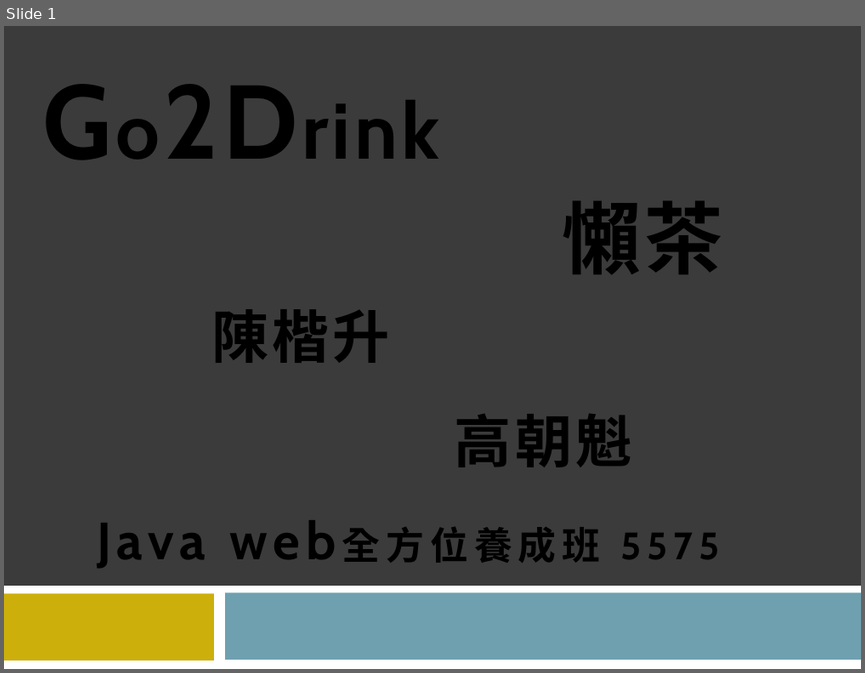
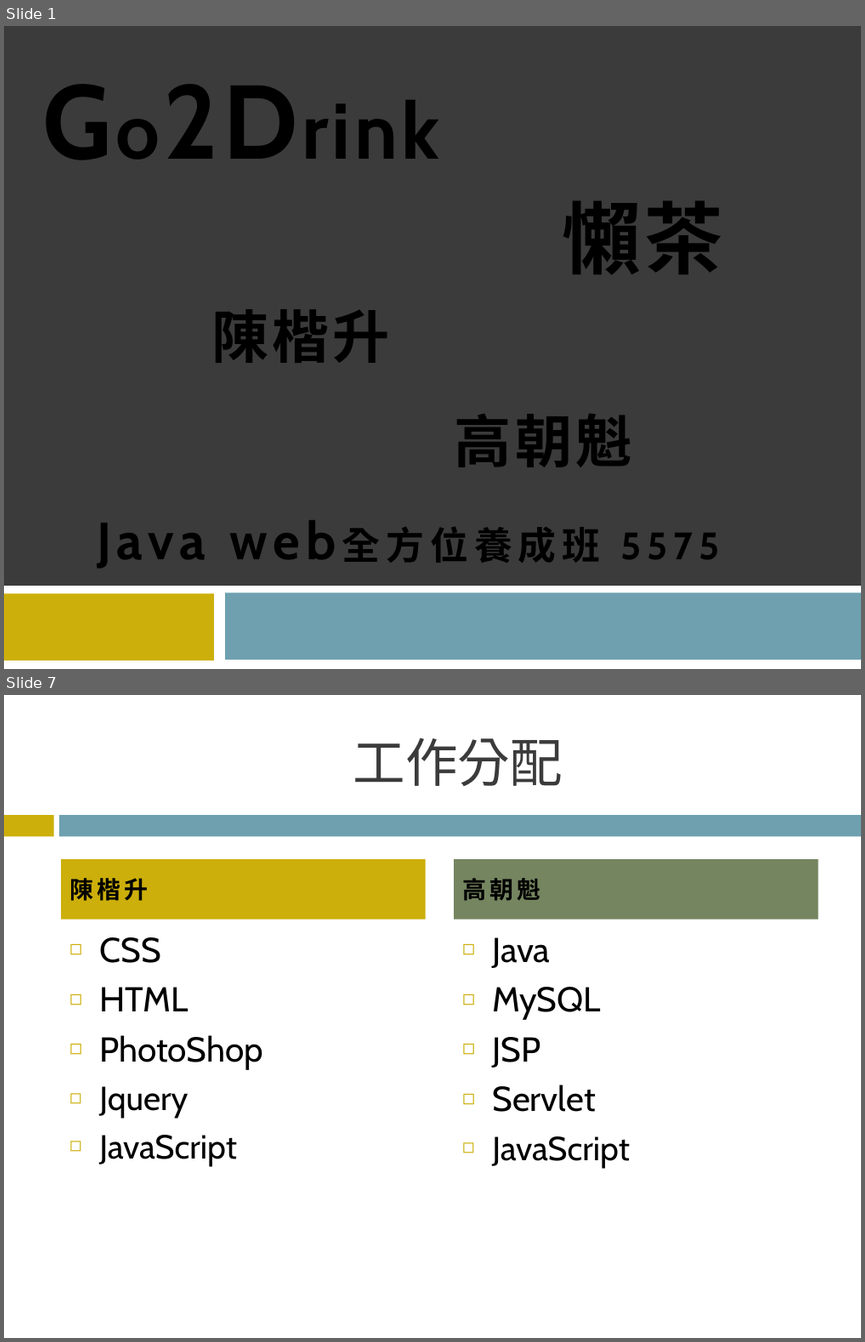
Before and after one commit to s930415/Go2Drink, a slide deck: 報告用簡報.pptx. Shown one above the other, each under a label of ours: slide 1 before the commit, slides 1 and 7 after it; the slides between them are not shown. The pictures are 865x673 and 865x1342 pixels, drawn with LibreOffice and Linux fonts; fonts in the diff are those of the drawing; background and template pictures are left out. Boxes give left, top, right and bottom in pixels: in the first picture for what was removed or moved away, otherwise in the second. Text is boxed around its words. In the diff, an @@ line names an element or a change of style, - is before the commit and + after.

```diff
--- a/報告用簡報.pptx
+++ b/報告用簡報.pptx
@@ slide 7 added at <box>4,695,861,1338</box>, background #FFFFFF @@
@@ title added at <box>353,737,562,786</box>, 44 pt, text #3B3B3B @@
+工作分配
@@ rectangle added at <box>4,815,53,836</box>, fill #CCAF0A @@
@@ rectangle added at <box>60,815,861,836</box>, fill #6EA0B0 @@
@@ text added at <box>62,860,426,919</box>, fill #CCAF0A, 20 pt, text #000000, bold @@
+陳楷升
@@ text added at <box>454,860,818,919</box>, fill #748560, 20 pt, text #000000, bold @@
+高朝魁
@@ text added at <box>99,937,263,1167</box>, 29 pt, text #000000 @@
+◻ CSS
+◻ HTML
+◻ PhotoShop
+◻ Jquery
+◻ JavaScript
@@ text added at <box>492,937,630,1168</box>, 29 pt, text #000000 @@
+◻ Java
+◻ MySQL
+◻ JSP
+◻ Servlet
+◻ JavaScript
```
Also in this commit, not shown: 3 slides changed, 5 other slides added, 4 other files.
